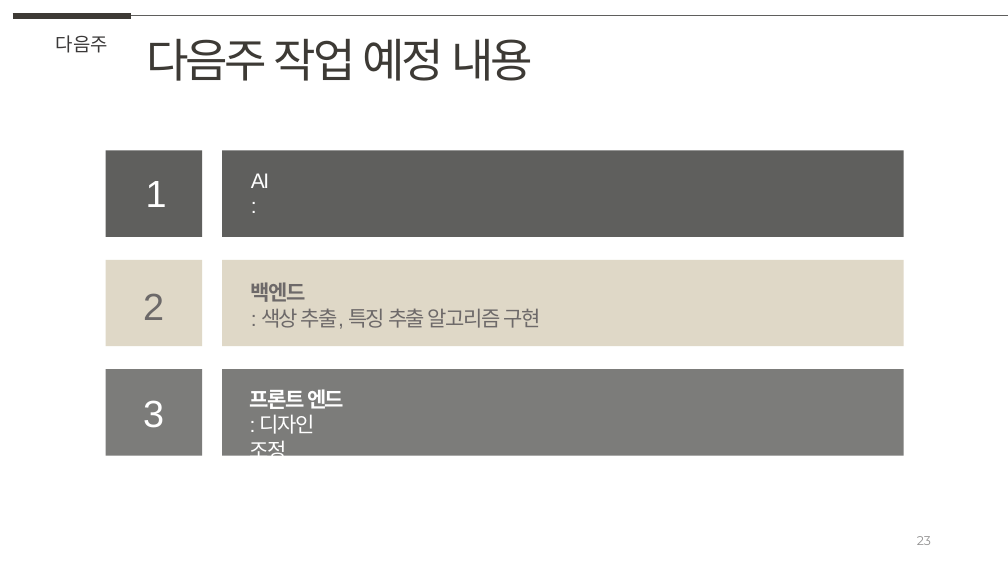
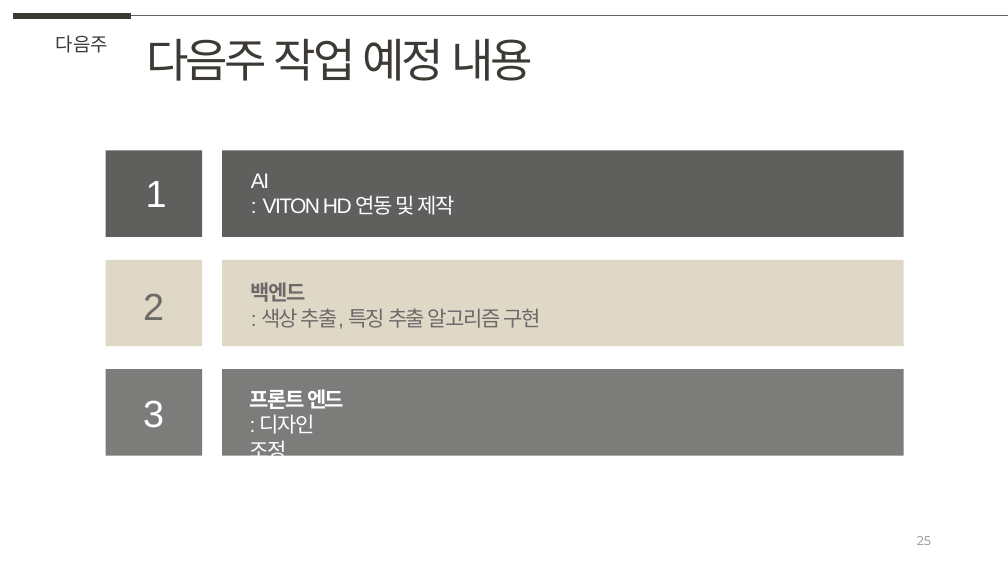
Before and after one commit to weaknessHero/Project_AvatarS, a slide deck: slide 25 of 발표자료/PPT_230804.pptx (slide 23 before the commit). Drawn at 1008x567 pixels with LibreOffice and Linux fonts; fonts in the diff are those of the drawing. Boxes give left, top, right and bottom in pixels: in the first picture for what was removed or moved away, otherwise in the second. Text is boxed around its words. In the diff, an @@ line names an element or a change of style, - is before the commit and + after.

```diff
--- a/발표자료/PPT_230804.pptx
+++ b/발표자료/PPT_230804.pptx
@@ text at <box>263,195,455,215</box>: text changed @@
-:
+: VITON HD 연동 및 제작
@@ page number at <box>917,536,931,545</box>: text changed @@
-23
+25
```
Also in this commit, not shown: 1 other slide changed, 2 slides added, 1 other file.
